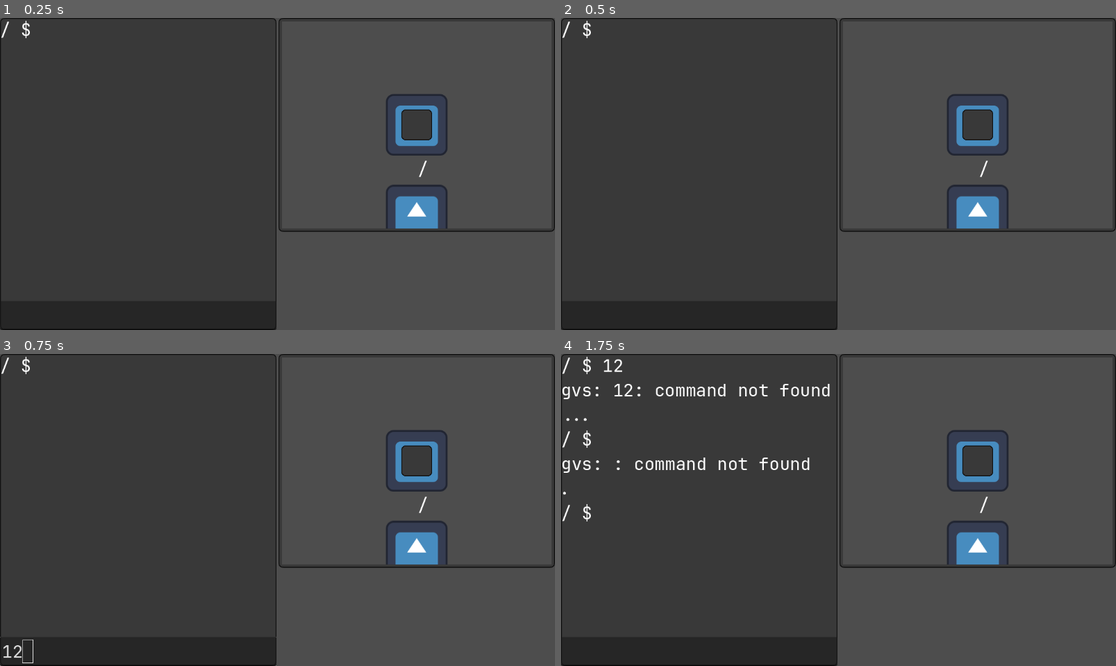
Above: before the commit, frames 1-4 (two rows, left to right).
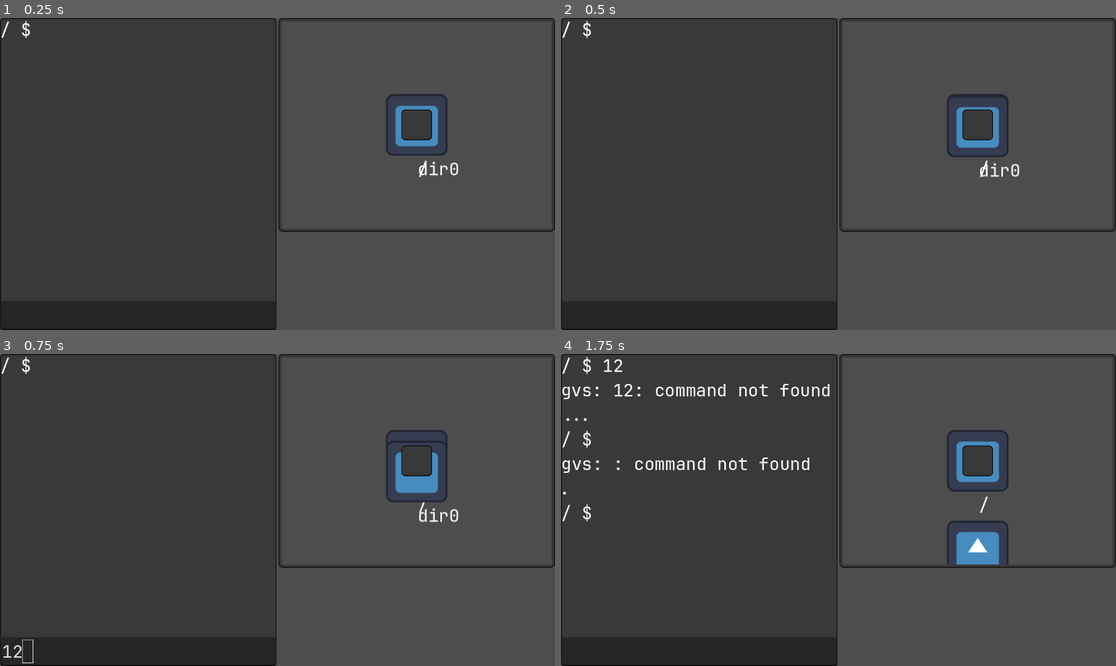
Above: after the commit, the same moments.

Repository: Curtis-Barnhart/GVS
Game: Godot game, scene res://Main.tscn
Same seed, same stepped clock (60 frames per second), same inputs: the game is played once before the commit and once after it. The engine's default icon, where the game draws it, is replaced by a stand-in: a white triangle on a blue panel in a dark square.
Inputs (mouse positions are in pixels of both pictures, inside the frame that each line leads up to):
- Up to frame 1 (0.25 s): no input
- Up to frame 2 (0.5 s): no input
- Up to frame 3 (0.75 s): click (138, 650) at 0.52 s; type "12" at 0.6 s
- Up to frame 4 (1.75 s): tap Enter at 1.25, 1.35 s; move the mouse to (960, 494) at 1.27 s; click (960, 494) at 1.42 s

The runs differ from the first frame. In frame 1, 1.1% of the frame differs, in the area x 69-83%, y 28-68%; in frame 2, 1.3%; in frame 3, 1.7%, in the area x 69-83%, y 27-68%; in frame 4, less than 0.1%.

Commit message:
Added interpolation to the movement of FSGDirs when they rearrange themselves. Looks greatgit add .

Diff:
--- a/gvm/filesystem/ui/graph/fsg_dir.gd
+++ b/gvm/filesystem/ui/graph/fsg_dir.gd
@@ -5,21 +5,32 @@
 @onready var label: Label = $Label
 
 @onready var area: Area2D = $Area2D
-# Unused right now - is the dir visually expanded
-var expanded: bool = true
-# height - used to calculate how far below me to put subdirs visually
+## height - used to calculate how far below me to put subdirs visually
 @onready var height: float = $Area2D/CollisionShape2D.shape.get_rect().size.y + 60
-# width - used to calculate how far apart to print subobjects
+## width - used to calculate how far apart to print subobjects
 @onready var width: float = $Area2D/CollisionShape2D.shape.get_rect().size.x + 40
-# cumulative width of all my subobjects
+## cumulative width of all my subobjects
 var sub_width: float = 0
-# total width of myself - max of myself (my level) or my subobjects'
-# cumulative total_widths
+## total width of myself - max of myself (my level) or my subobjects'
+## cumulative total_widths
 @onready var total_width: float = self.width
 
+## starting position before interpolating movement.
+var start_pos: Vector2 = Vector2.ZERO
+## destination position while interpolating movement.
+var dest_pos: Vector2 = Vector2.ZERO
+## amount of time left to interpolate. 2 is t=0 and 0 is t=1
+var interp_t: float = 0
 
-#func remove_subdir(path:FSPath) -> FSGDir:
-    #if path.
+
+## interp_movement tells the FSGDir that it is ready to begin interpolating
+## its position over to the location `dest` over the course of 2 seconds.
+##
+## @param dest: location to move to.
+func interp_movement(dest: Vector2) -> void:
+    self.start_pos = self.position
+    self.dest_pos = dest
+    self.interp_t = 2
 
 
 func add_subdir(subdir: FSGDir) -> void:
@@ -42,8 +53,9 @@
                   .filter(func (c): return is_instance_of(c, FSGDir)):
         #print("Setting x = %f and y = %f" % [offset + (sd.total_width/2), height])
         #print("  - node width = %f" % sd.total_width)
-        sd.position.y = height
-        sd.position.x = offset + (sd.total_width / 2)
+        sd.interp_movement(Vector2(offset + (sd.total_width / 2), height))
+        #sd.position.y = height
+        #sd.position.x = offset + (sd.total_width / 2)
         offset += sd.total_width
 
 
@@ -77,5 +89,11 @@
 
 
 # Called every frame. 'delta' is the elapsed time since the previous frame.
-func _process(_delta: float) -> void:
-    pass
+func _process(delta: float) -> void:
+    if self.interp_t > 0:
+        self.interp_t -= delta
+        self.position = utils_math.log_interp_v(
+            self.start_pos,
+            self.dest_pos,
+            (1 - (self.interp_t/2))
+        )
--- a/gvm/filesystem/ui/sub_viewport_container.gd
+++ b/gvm/filesystem/ui/sub_viewport_container.gd
@@ -17,7 +17,6 @@
 
 
 func _on_mouse_exited() -> void:
-    print("mouse exited!")
     if self.drag:
         self.camera_origin = self.cam.position
     self.drag = false
